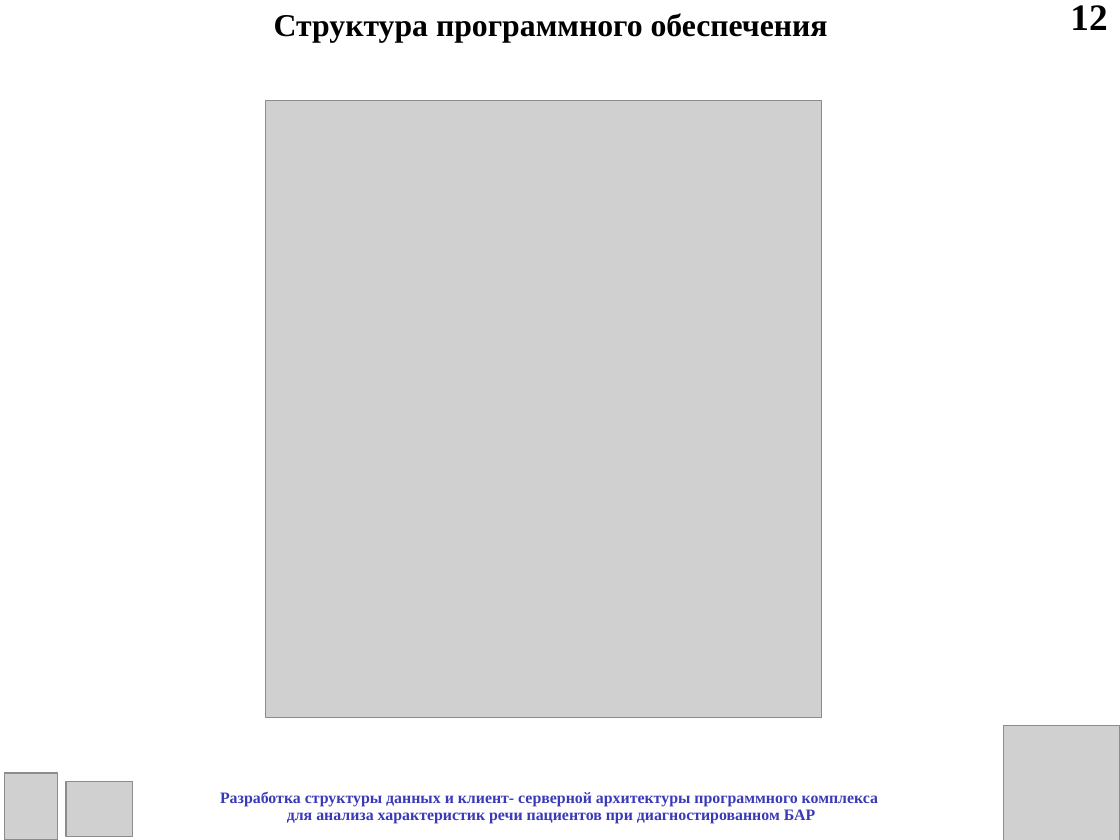
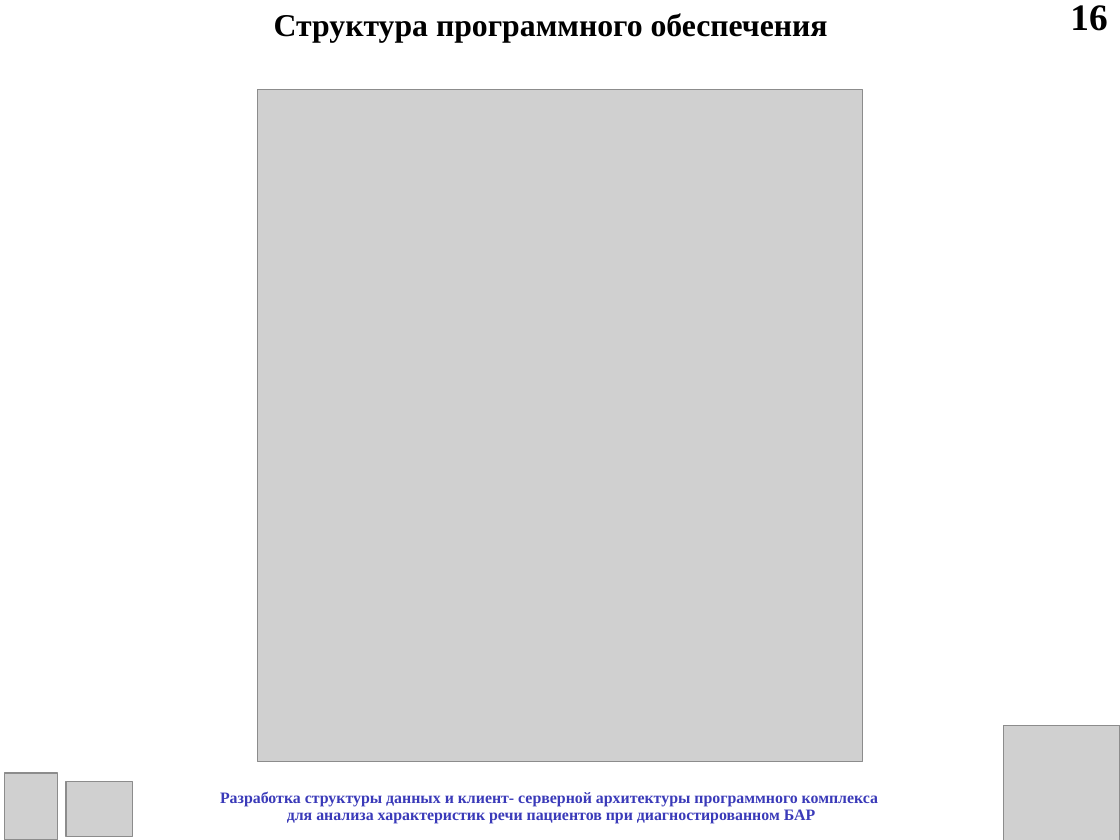
Before and after one commit to leysanSafina/BiomarkerAnalysis, a slide deck: slide 16 of Мониторинг биполярного расстройства/Практика/Сафина_практика_презентация.ppt (slide 12 before the commit). Drawn at 1120x840 pixels with LibreOffice and Linux fonts; fonts in the diff are those of the drawing; grey boxes stand for pictures. Boxes give left, top, right and bottom in pixels: in the first picture for what was removed or moved away, otherwise in the second. Text is boxed around its words. In the diff, an @@ line names an element or a change of style, - is before the commit and + after.

```diff
--- a/Мониторинг биполярного расстройства/Практика/Сафина_практика_презентация.ppt
+++ b/Мониторинг биполярного расстройства/Практика/Сафина_практика_презентация.ppt
@@ text at [1070, 5, 1107, 31]: text changed @@
-12
+16
@@ picture: place and size @@
-picture at [265, 101, 821, 717]
+picture at [258, 90, 864, 762]
```
Also in this commit, not shown: 12 other slides changed, 7 slides added, 8 other files.
